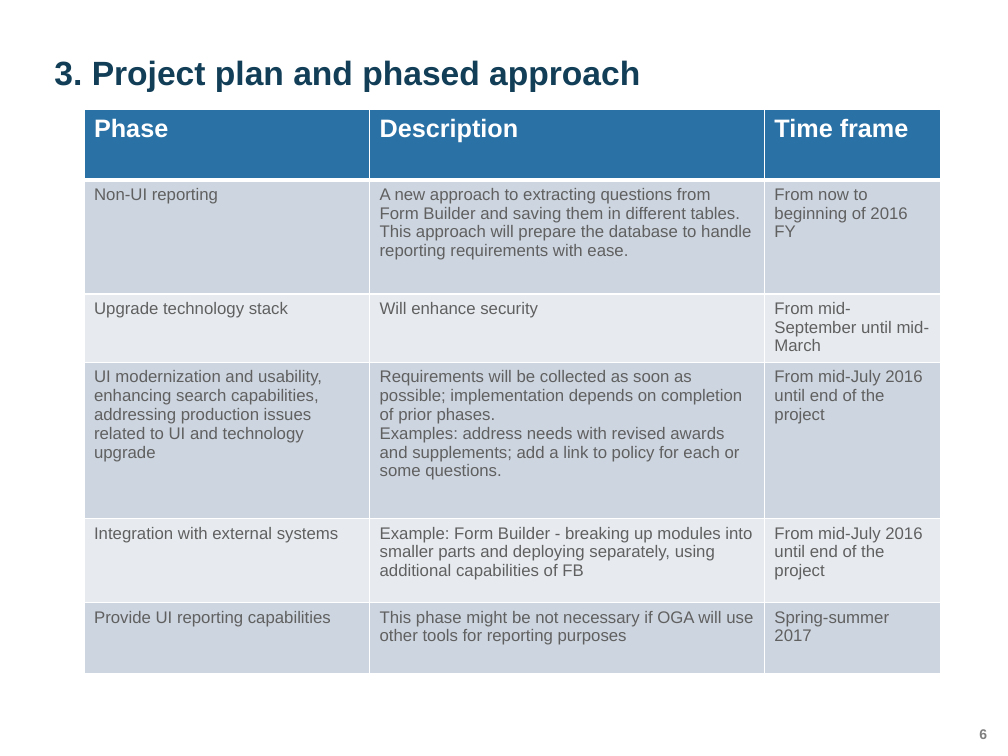
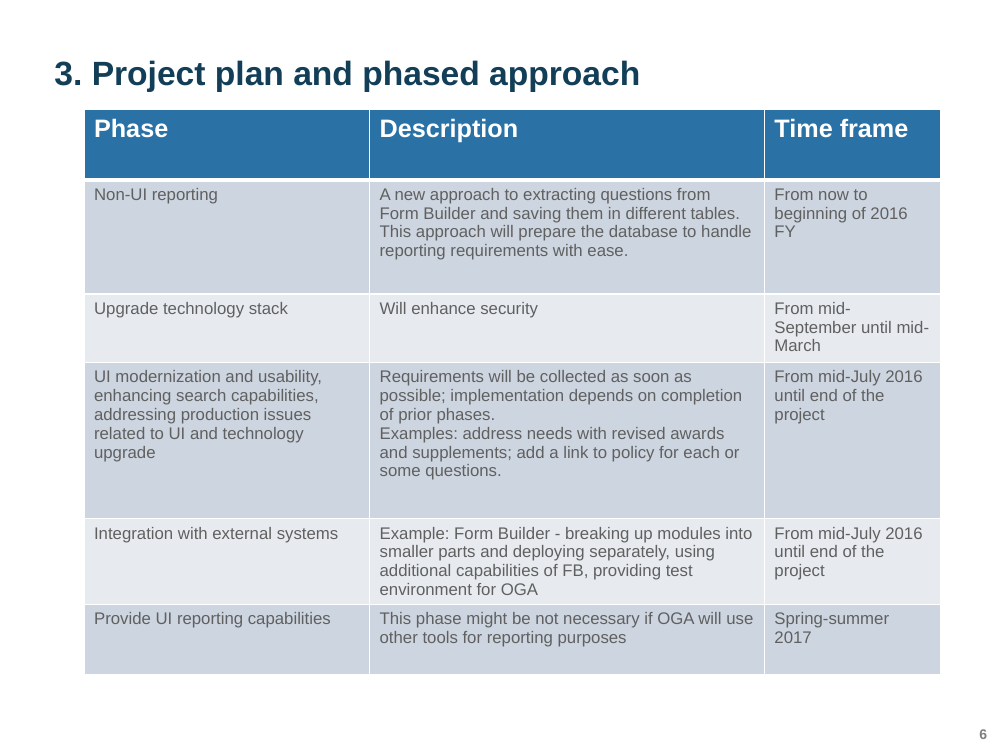
Before and after one commit to yaoh4/greensheets_classic, a slide deck: slide 6 of Requirements/Presentations/GreenSheets OGA presentation_version 1.pptx. Drawn at 1008x756 pixels with LibreOffice and Linux fonts; fonts in the diff are those of the drawing; background and template pictures are left out. Boxes give left, top, right and bottom in pixels: in the first picture for what was removed or moved away, otherwise in the second. Text is boxed around its words. In the diff, an @@ line names an element or a change of style, - is before the commit and + after.

```diff
--- a/Requirements/Presentations/GreenSheets OGA presentation_version 1.pptx
+++ b/Requirements/Presentations/GreenSheets OGA presentation_version 1.pptx
@@ table at bbox=[84, 109, 940, 682] @@
-row 5, column 2: Example: Form Builder - breaking up modules into smaller parts and deploying separately, using additional capabilities of FB
+row 5, column 2: Example: Form Builder - breaking up modules into smaller parts and deploying separately, using additional capabilities of FB, providing test environment for OGA
```
Also in this commit, not shown: 1 other slide changed.
